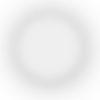
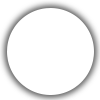
Revision of a layered 100×100 image; what changed, layer by layer:
added layer "dot-white" above "shadow" over [left=7, top=8, right=94, bottom=95]
renamed "current copy" to "shadow", opacity 100% → 64%, painted on it over [left=0, top=0, right=100, bottom=100]
removed layer "current" (was 58%) over [left=0, top=0, right=100, bottom=100]
